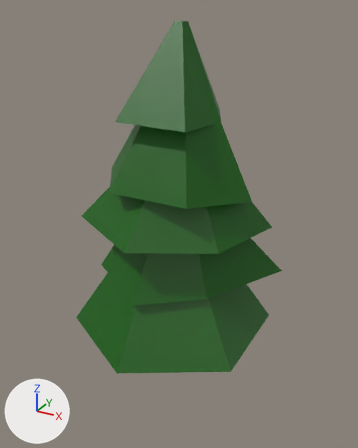
Before and after pictures for a commit that changed the FBX model Assets/Models/polypine.fbx.
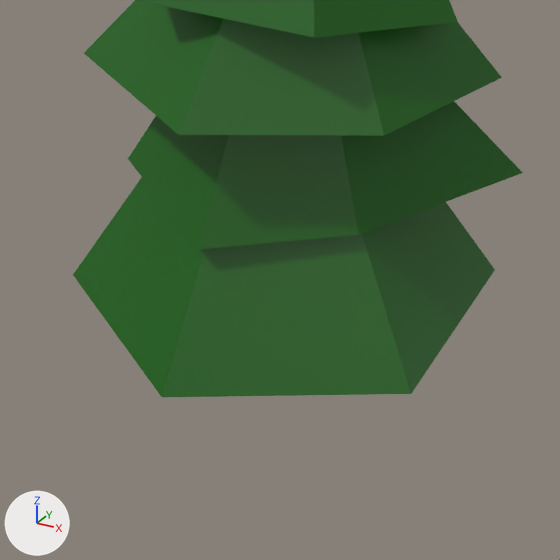
Old and new are each drawn whole from a camera (50 mm lens) standing at (12.93, -22.26, 18.5) and looking at (0.49, 0.35, 7.19) and again close up on the part from 12% to 83% of the width and 43% to 100% of the height. The lights are fixed; the arrows at lower left show +X, +Y and +Z. Where no turn or scale is listed for an object, it has been applied to the vertices.
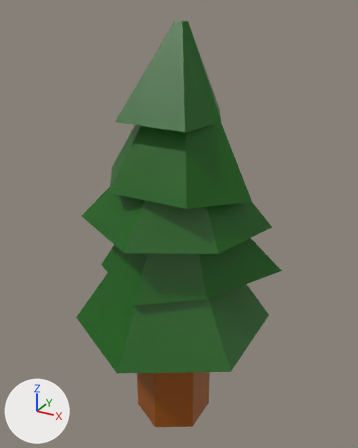
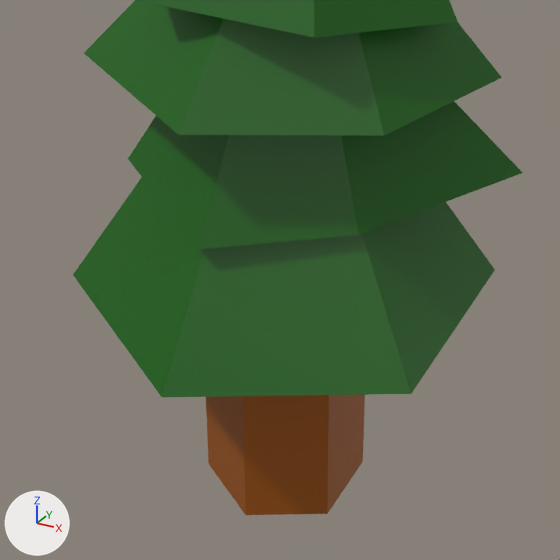
What differs and where, as boxes (x1, y1, x2, y2) in the close-ups (560 x 560 px):
'Cylinder', reshaped (not visible before): after (206, 395, 365, 515)

What the commit changed:
me_cylinder has 12 vertices, 8 faces and spans x -2.03..2.03, y -2.35..2.35, z -2.35..2.35.
me_cylinder is used by ob_cylinder; location (0.31, -0.07, 0.98).
Verts and faces of me_cylinder; kept vertices keep their numbers, new ones are numbered from 12.
Before the commit, vertices of me_cylinder: 0 (0.0, 2.35, -2.35), 2 (2.03, 1.17, -2.35), 4 (2.03, -1.17, -2.35), 6 (0.0, -2.35, -2.35), 8 (-2.03, -1.17, -2.35).
Before the commit, vertices of me_cylinder: 10 (-2.03, 1.17, -2.35).
Part 1, on me_cylinder:
Faces deleted: (0, 2, 4, 6, 8, 10).
New vertices 12 to 17 stand at vertices 0, 2, 4, 6, 8, 10, in that order, plus (0.0, 0.0, -4.34).
New faces: (2, 4, 14, 13), (12, 13, 14, 15, 16, 17), (8, 10, 17, 16), (0, 2, 13, 12), (4, 6, 15, 14), (0, 12, 17, 10).
New faces: (6, 8, 16, 15).
